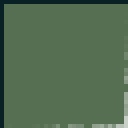
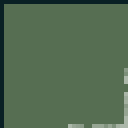
Layered file, before and after one edit (128 × 128). Changes by layer:
painted on "Layer" over [8, 20, 128, 128]
